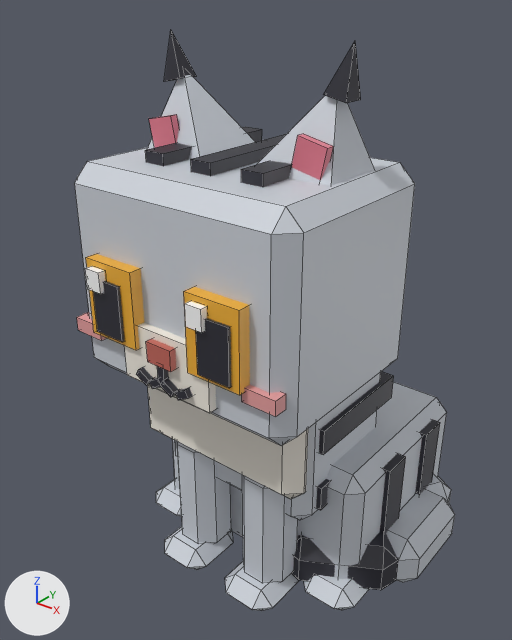
The FBX model assets/cat-cafe/exports/CatCafe_Cat_MaineCoon_Sit.fbx: old version first, new version second.
Before and after are seen from a 50 mm camera at (0.0167, -0.0229, 0.0253) aimed at (-0.0006, -0.0012, 0.0119). Every picture has the same lights, and +X, +Y and +Z are marked at lower left. The first picture is the older version. Mesh edges are drawn as thin lines. Where no turn or scale is listed for an object, it has been applied to the vertices.

Names of what the first picture shows: 'CatCafe_Cat_MaineCoon_Sit_Body', 'CatCafe_Cat_MaineCoon_Sit_EarL', 'CatCafe_Cat_MaineCoon_Sit_EarR', 'CatCafe_Cat_MaineCoon_Sit_Eye1', 'CatCafe_Cat_MaineCoon_Sit_Eye2', 'CatCafe_Cat_MaineCoon_Sit_Head', 'CatCafe_Cat_MaineCoon_Sit_LegF1', 'CatCafe_Cat_MaineCoon_Sit_LegF2', 'CatCafe_Cat_MaineCoon_Sit_Tail'.
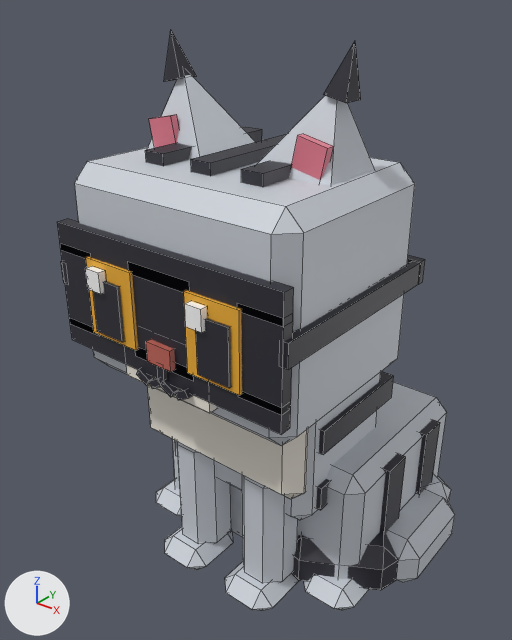
Changed parts and their boxes [x1, y1, x2, y2] in the pictures (512 x 640 px):
'CatCafe_Cat_MaineCoon_Sit_Prop', added
    after: [57, 218, 425, 434]

Edits to the bpy script that builds the scene:
```text
Add me_catcafe_cat_mainecoon_sit_prop:
    me_catcafe_cat_mainecoon_sit_prop.from_pydata(...)  # 88 vertices, 66 faces; spans x -0.00553..0.00553, y -0.00621..0.00626, z 0.00027..0.00532
    me_catcafe_cat_mainecoon_sit_prop.materials.append(mat_catcafe_palette)
Add ob_catcafe_cat_mainecoon_sit_prop:
    ob_catcafe_cat_mainecoon_sit_prop = bpy.data.objects.new('CatCafe_Cat_MaineCoon_Sit_Prop', me_catcafe_cat_mainecoon_sit_prop)
    ob_catcafe_cat_mainecoon_sit_prop.location = (0.0, -0.00114, 0.01163)
```
